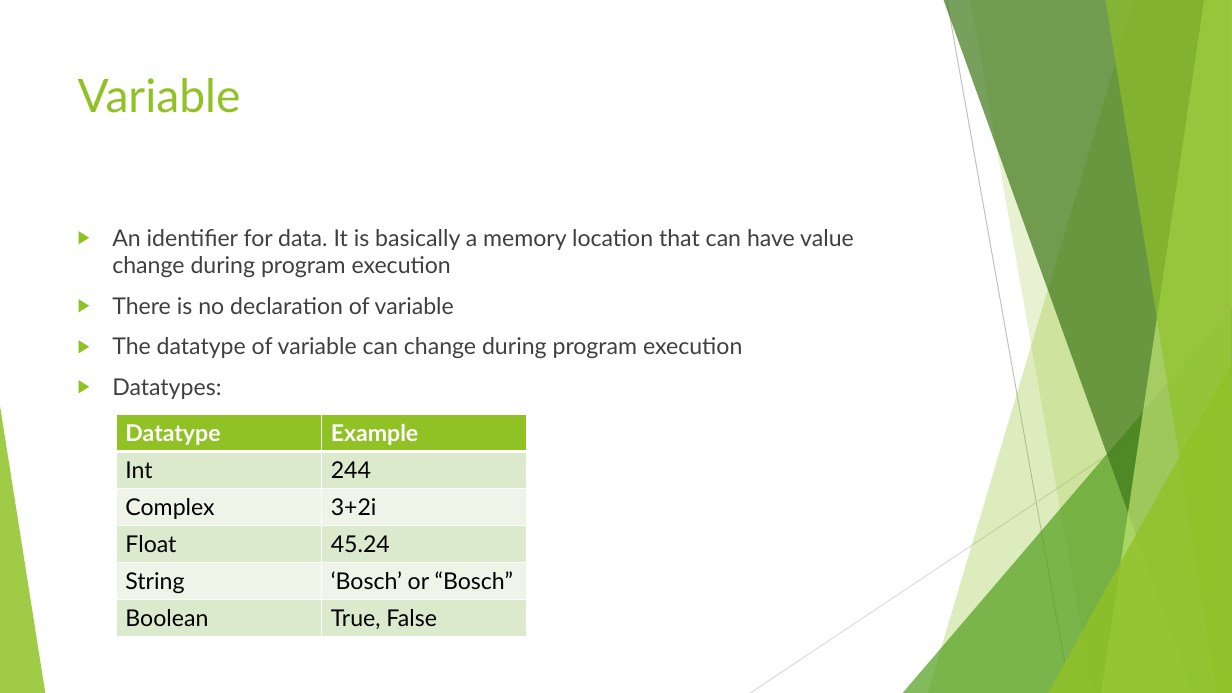
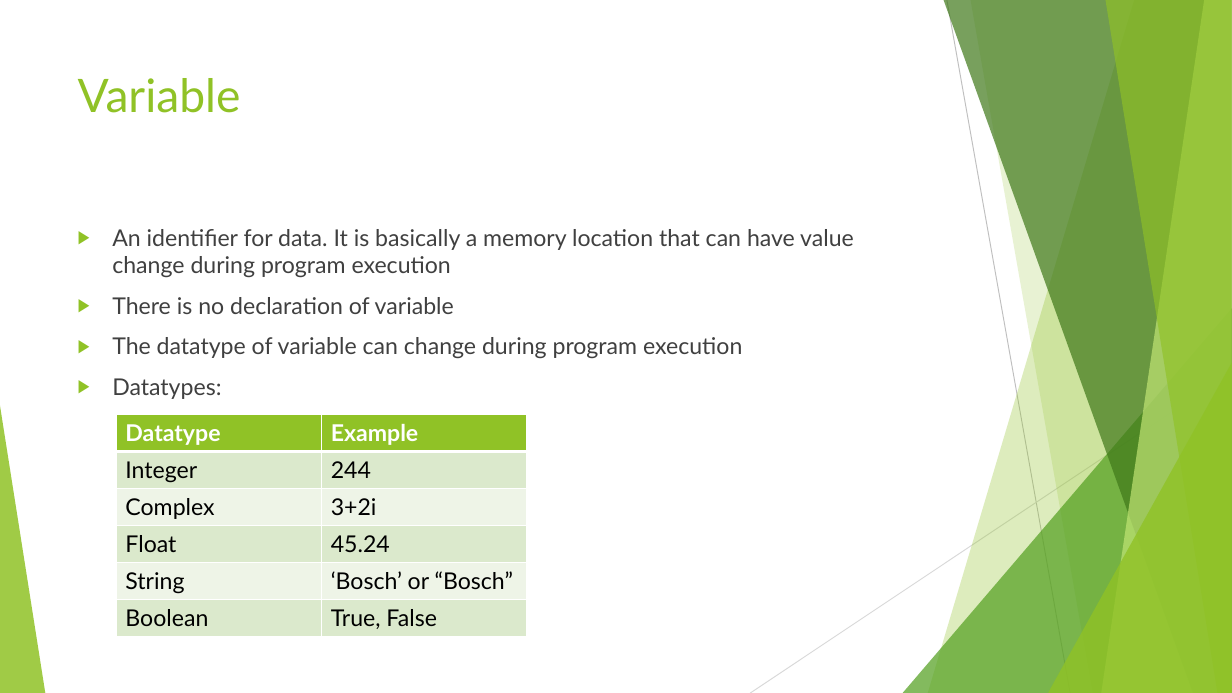
Before and after one commit to AnilKumarPyD/PyDevTraining, a slide deck: slide 10 of PythonBasics/PythonGenesis.pptx. Drawn at 1232x693 pixels with LibreOffice and Linux fonts; fonts in the diff are those of the drawing. Boxes give left, top, right and bottom in pixels: in the first picture for what was removed or moved away, otherwise in the second. Text is boxed around its words. In the diff, an @@ line names an element or a change of style, - is before the commit and + after.

```diff
--- a/PythonBasics/PythonGenesis.pptx
+++ b/PythonBasics/PythonGenesis.pptx
@@ table at [116,414,527,664] @@
-row 2, column 1: Int
+row 2, column 1: Integer
```
Also in this commit, not shown: 6 other slides changed, 3 other files.
